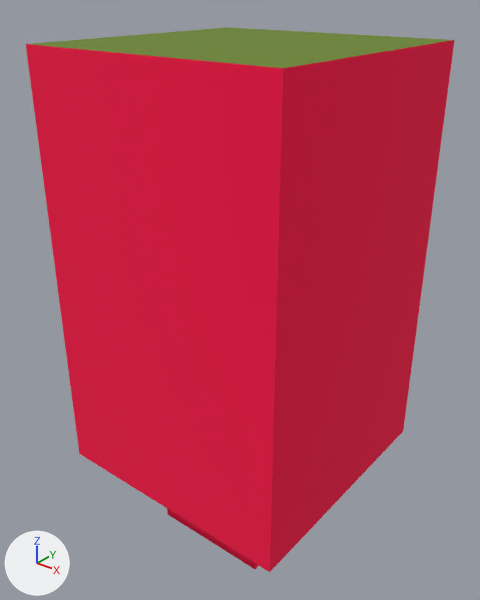
What one commit did to the glTF model static/models/default/elements/tree_1.gltf.
Rendered twice from a camera (50 mm lens) standing at (1.44, -1.84, 2.19) and looking at (-0.03, 0.0, 1.05). The lights are fixed; the arrows at lower left show +X, +Y and +Z. The older version comes first. Vertices at exactly the same position are counted once.
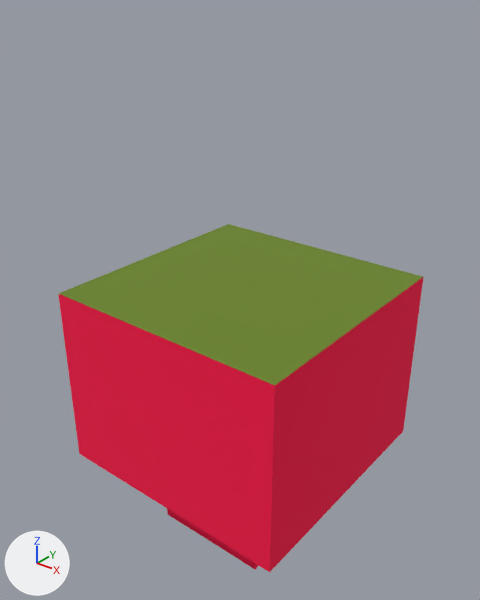
Where the newer file only moved an object's origin or applied its transform, the numbers keep the older frame.

Changed parts and their boxes [x1, y1, x2, y2] in the pictures (480 x 600 px):
```json
{"object": "mesh.001", "change": "reshaped", "before": [26, 27, 454, 572], "after": [58, 224, 423, 572], "on screen": "15% narrower, 36% shorter"}
```

Scene script edits in JSON lines:
```json
{"block": "me_mesh_1", "where": "# used by ob_mesh_001; location = (0.0, 0.0, -0.312)"}
{"op": "remove", "block": "me_mesh_1", "code": "me_mesh_1.from_pydata(...)  # 8 vertices, 12 faces; spans x -0.5..0.5, y -0.5..0.5, z 0.69..2.31"}
{"op": "add", "block": "me_mesh_1", "code": "me_mesh_1.from_pydata(...)  # 8 vertices, 12 faces; spans x -0.5..0.5, y -0.5..0.5, z 0.69..1.44"}
{"block": "me_mesh_1", "change": "me_mesh_1 part 1"}
{"block": "me_mesh_1", "change": "4 vertices are removed from x -0.5..0.5, y -0.5..0.5, z 2.31"}
{"block": "me_mesh_1", "change": "10 faces are deleted"}
{"block": "me_mesh_1", "change": "4 vertices are added at (0.5, -0.5, 1.44), (0.5, 0.5, 1.44), (-0.5, -0.5, 1.44), (-0.5, 0.5, 1.44)"}
{"block": "me_mesh_1", "change": "10 new faces join them"}
```
